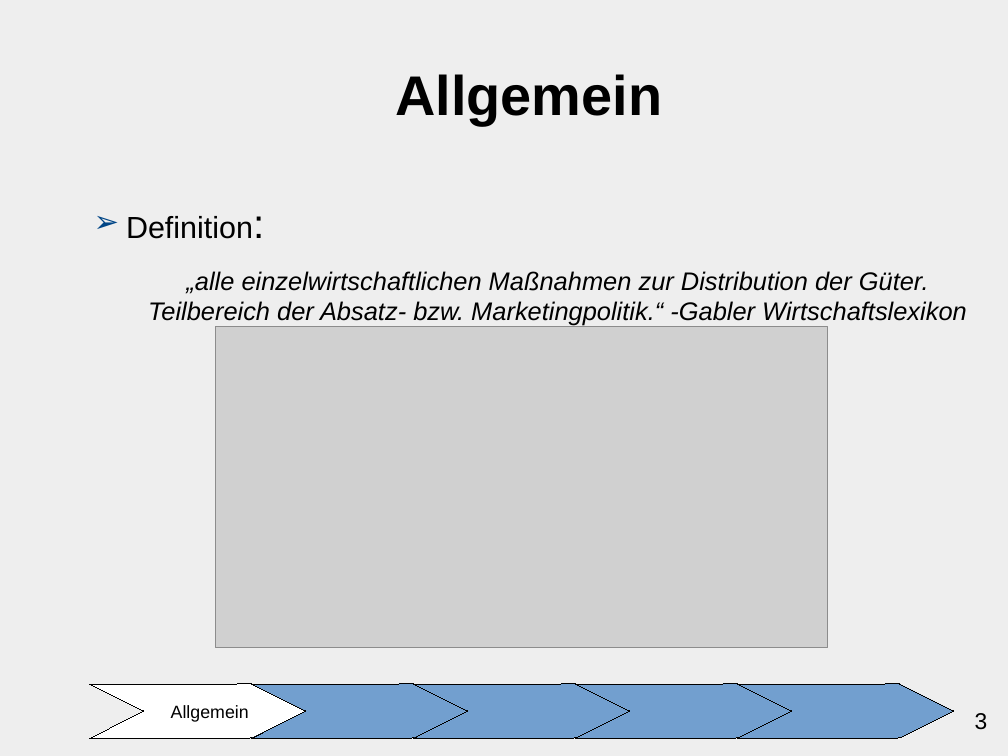
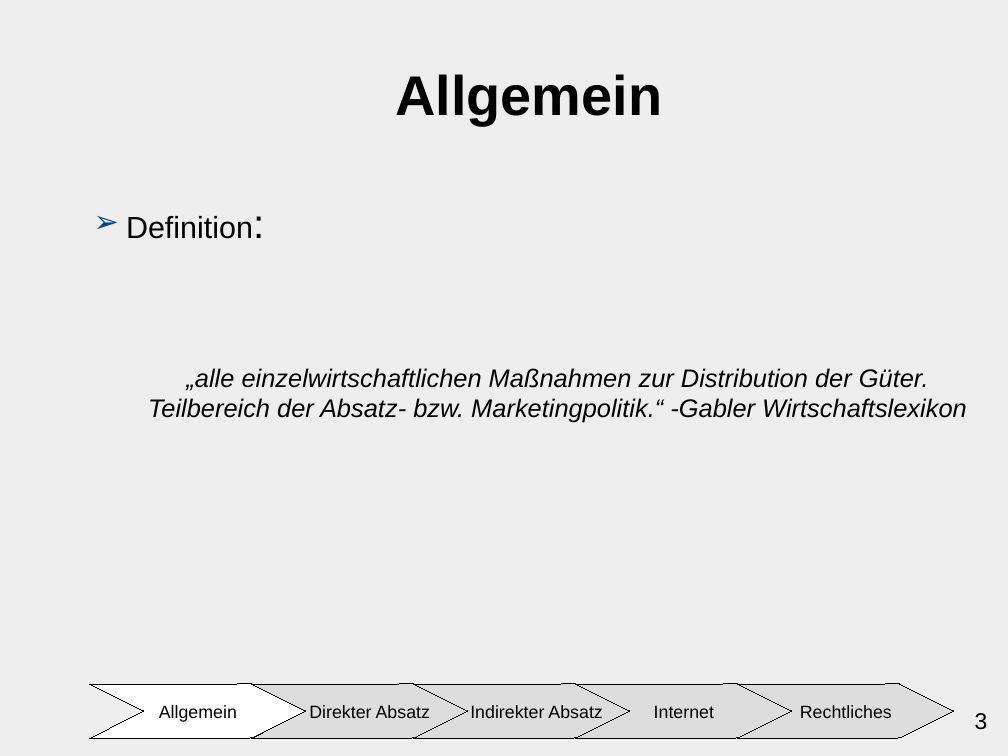
Before and after one commit to ChristianMarzianGithub/WGBlockWoche2Praesentation, a slide deck: slide 3 of TemplateHellGrauBlau.odp. Drawn at 1008x756 pixels with LibreOffice and Linux fonts; fonts in the diff are those of the drawing; grey boxes stand for pictures. Boxes give left, top, right and bottom in pixels: in the first picture for what was removed or moved away, otherwise in the second. Text is boxed around its words. In the diff, an @@ line names an element or a change of style, - is before the commit and + after.

```diff
--- a/TemplateHellGrauBlau.odp
+++ b/TemplateHellGrauBlau.odp
@@ text "Definition:" rewrapped from [126,216,967,326] to [126,216,967,423] @@
@@ picture removed at [215,327,828,649] @@
@@ fill #729FCF to #DDDDDD in 4 elements at [252,684,468,738], [414,684,630,738], [576,684,792,738], [738,684,954,738] @@
@@ text in freeform shape at [309,705,430,718]: text added @@
+Direkter Absatz
@@ text in freeform shape at [470,705,602,718]: text added @@
+Indirekter Absatz
@@ text in freeform shape at [654,705,714,718]: text added @@
+Internet
@@ text in freeform shape at [800,705,892,718]: text added @@
+Rechtliches
```
Also in this commit, not shown: 5 other slides changed, 1 slide added.
